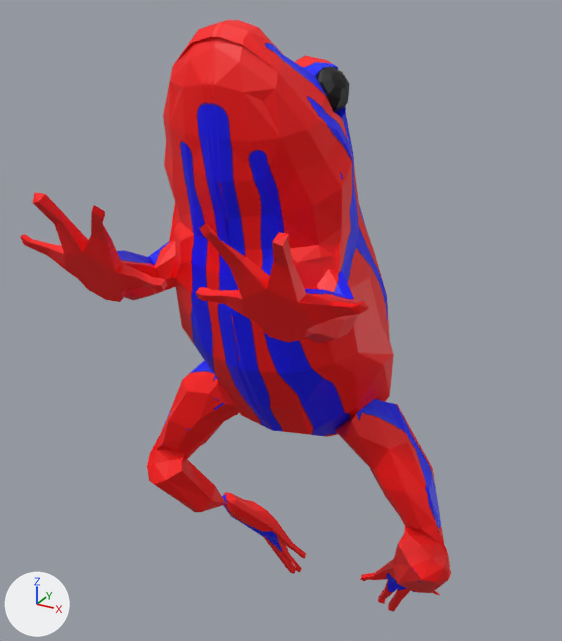
The FBX model BlenderFrog/Frog2.fbx: old version first, new version second.
One viewpoint serves both versions: a 50 mm lens placed at (2.64, -4.51, 2.39), pointed at (-0.49, 1.17, -0.45). The lights are fixed; the arrows at lower left show +X, +Y and +Z. The first picture is the older version.

In view in the first picture: 'FrontLegL.002'.
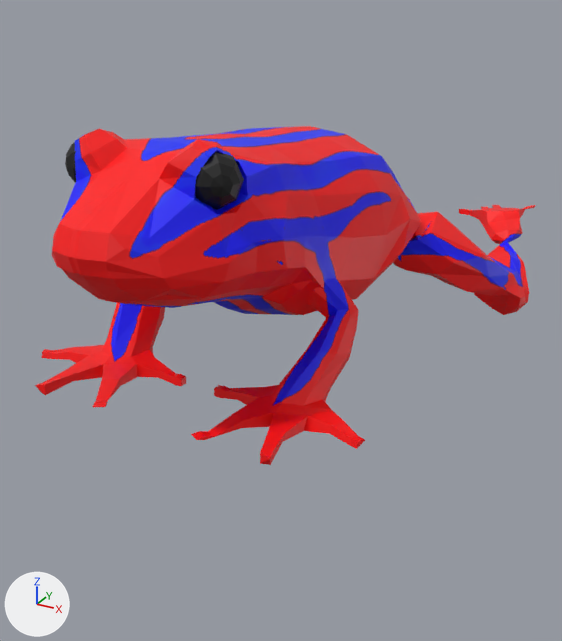
Pixel boxes (x1, y1, x2, y2) of what changed, in the pictures (562 x 641 px; the box of a moved part takes in the faces that stretch with it):
```json
{"object": "FrontLegL.002", "change": "reshaped, turned, rescaled", "before": [20, 20, 451, 612], "after": [35, 126, 536, 465]}
{"object": "FrontLegL.001", "change": "added", "after": [65, 142, 244, 210], "on screen": "black"}
{"part": 1, "of": "me_node_mesh_013", "change": "moved or reshaped", "before": [20, 192, 178, 302], "after": [35, 303, 186, 407]}
{"part": 2, "of": "me_node_mesh_013", "change": "moved or reshaped", "before": [196, 224, 369, 343], "after": [191, 278, 365, 465]}
{"part": 3, "of": "me_node_mesh_013", "change": "moved or reshaped", "before": [163, 20, 394, 437], "after": [52, 126, 422, 315]}
{"part": 4, "of": "me_node_mesh_013", "change": "moved or reshaped", "before": [147, 360, 306, 574], "on screen": "not visible afterwards"}
{"part": 5, "of": "me_node_mesh_013", "change": "moved or reshaped", "before": [335, 399, 451, 612], "after": [393, 205, 536, 315]}
{"part": 6, "of": "me_node_mesh_013", "change": "deleted", "before": [316, 66, 349, 113], "on screen": "black"}
```

The change, as JSON lines over the scene's bpy script:
```json
{"block": "me_node_mesh_013", "where": "# used by ob_frontlegl_002; location = (0.0, 0.0, 0.0); rotation_euler = (1.571, 0.0, 0.0), in degrees (90, 0, 0); scale = (0.01, 0.01, 0.01)"}
{"op": "remove", "block": "me_node_mesh_013", "code": "me_node_mesh_013.from_pydata(...)  # 1032 vertices, 1922 faces; spans x -147.0..147.0, y -378.0..217.0, z -169.0..125.0"}
{"op": "add", "block": "me_node_mesh_013", "code": "me_node_mesh_013.from_pydata(...)  # 916 vertices, 1698 faces; spans x -1.0..1.0, y -2.0..4.0, z 0.0..2.0"}
{"block": "me_node_mesh_013", "change": "me_node_mesh_013 part 1: the loose piece of 121 vertices spanning x -123.0..-13.0, y 27.0..122.0, z -13.0..125.0 is scaled about the mesh origin by (0.01, -0.0138, -0.00654)"}
{"block": "me_node_mesh_013", "change": "me_node_mesh_013 part 2: the loose piece of 121 vertices spanning x 13.0..123.0, y 27.0..122.0, z -13.0..125.0 is scaled about the mesh origin by (0.01, -0.0138, -0.00654)"}
{"block": "me_node_mesh_013", "change": "me_node_mesh_013 part 3: the loose piece of 360 vertices spanning x -85.0..85.0, y -116.0..217.0, z -111.0..59.0 is scaled about its middle by (0.01, -0.0101, -0.00253), then moved by (0.0, -50.0, 27.0)"}
{"block": "me_node_mesh_013", "change": "me_node_mesh_013 part 4: the loose piece of 157 vertices spanning x -147.0..-32.0, y -378.0..-57.0, z -169.0..-21.0 is scaled about the mesh origin by (0.01, -0.0112, -0.000474)"}
{"block": "me_node_mesh_013", "change": "me_node_mesh_013 part 5: the loose piece of 157 vertices spanning x 32.0..147.0, y -378.0..-57.0, z -169.0..-21.0 is scaled about the mesh origin by (0.01, -0.0112, -0.000474)"}
{"block": "me_node_mesh_013", "change": "me_node_mesh_013 part 6: the loose piece of 58 vertices spanning x 24.0..56.0, y 157.0..188.0, z -30.0..-1.0 is deleted"}
{"block": "me_node_mesh_013", "change": "other edits to the shape of me_node_mesh_013 do not show in these pictures"}
{"op": "remove", "block": "me_node_mesh_013", "code": "me_node_mesh_013.materials.append(mat_material_002)  # black #000000"}
{"op": "add", "block": "me_node_mesh_007", "code": ["me_node_mesh_007 = bpy.data.meshes.new('Node-Mesh.007')", "me_node_mesh_007.from_pydata(...)  # 116 vertices, 224 faces; spans x -0.56..0.56, y -1.325..-1.009, z 1.277..1.592", "me_node_mesh_007.materials.append(mat_material_002)  # black #000000"]}
{"op": "set", "path": "ob_frontlegl_002.rotation_euler", "old": "(1.571, 0.0, 0.0)", "new": "(0.0, 0.0, 0.0)", "note": "degrees (90, 0, 0) -> degrees (0, 0, 0)"}
{"op": "set", "path": "ob_frontlegl_002.scale", "old": "(0.01, 0.01, 0.01)", "new": "(1.0, 1.0, 1.0)"}
{"op": "add", "block": "ob_frontlegl_001", "code": ["ob_frontlegl_001 = bpy.data.objects.new('FrontLegL.001', me_node_mesh_007)", "ob_frontlegl_001.location = (0.0, 0.0, 0.0)"]}
```
